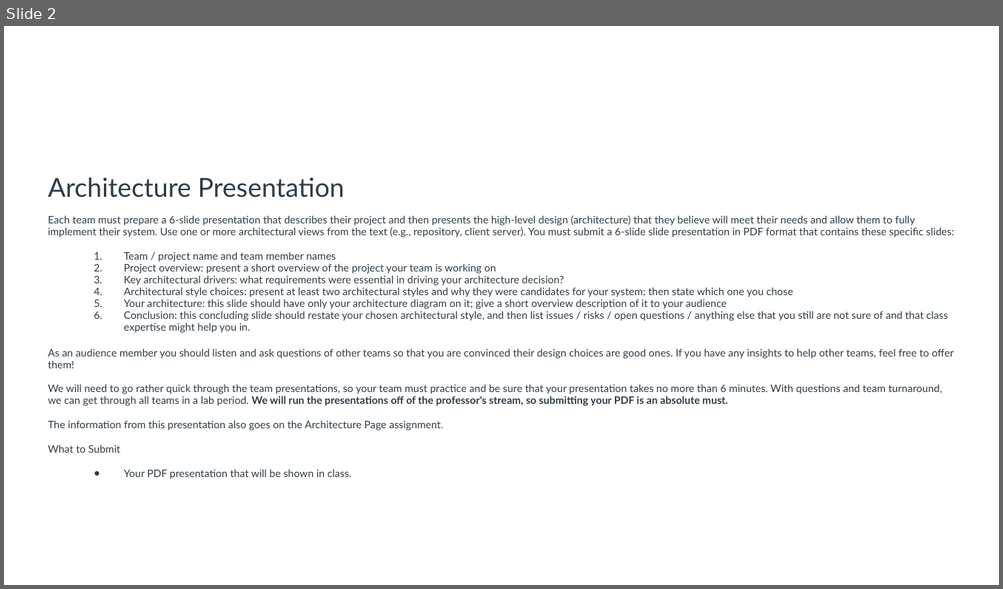
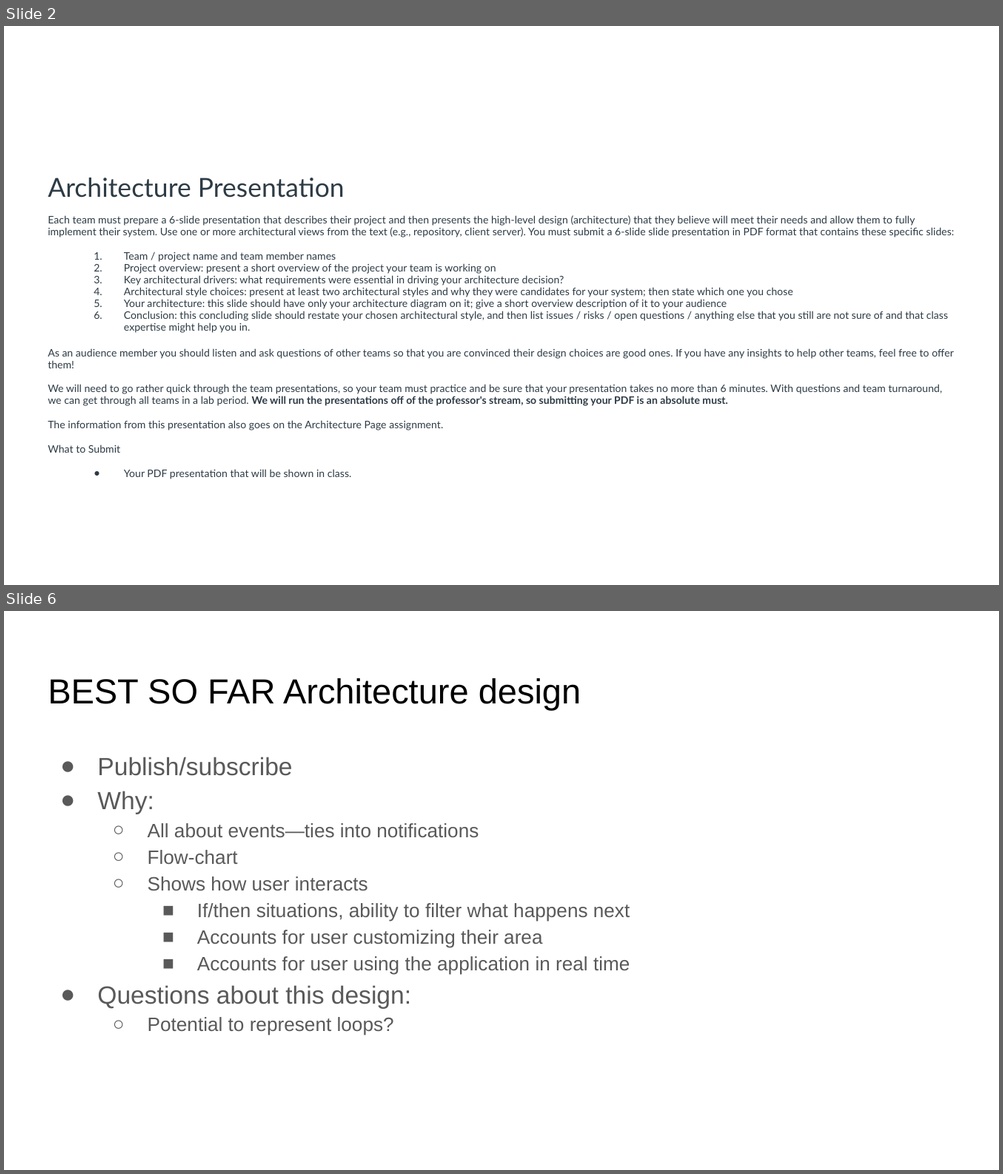
Before and after one commit to N3rdGirl-365/NotificationCentral, a slide deck: Notification Central Arch Pres.pptx. Shown one above the other, each under a label of ours: slide 2 before the commit, slides 2 and 6 after it; the slides between them are not shown. The pictures are 1003x589 and 1003x1174 pixels, drawn with LibreOffice and Linux fonts; fonts in the diff are those of the drawing. Boxes give left, top, right and bottom in pixels: in the first picture for what was removed or moved away, otherwise in the second. Text is boxed around its words. In the diff, an @@ line names an element or a change of style, - is before the commit and + after.

```diff
--- a/Notification Central Arch Pres.pptx
+++ b/Notification Central Arch Pres.pptx
@@ slide 6 added at box(4, 611, 999, 1170), background #FFFFFF @@
@@ title added at box(48, 678, 581, 710), 25.2 pt, text #000000 @@
+BEST SO FAR Architecture design
@@ text added at box(97, 757, 629, 1036), 14 pt, text #595959 @@
+● Publish/subscribe
+● Why:
+  ○ All about events—ties into notifications
+  ○ Flow-chart
+  ○ Shows how user interacts
+    ■ If/then situations, ability to filter what happens next
+    ■ Accounts for user customizing their area
+    ■ Accounts for user using the application in real time
+● Questions about this design:
+  ○ Potential to represent loops?
```
Also in this commit, not shown: 2 slides changed, 2 other slides added.
